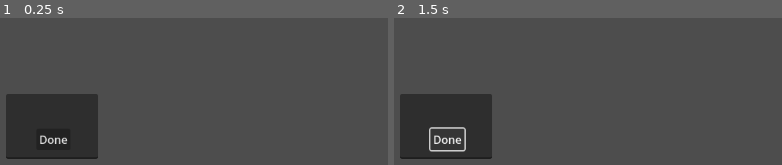
Above: before the commit, frames 1-2 (left to right).
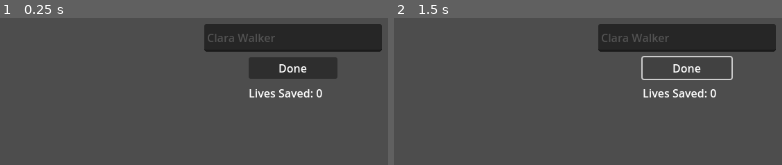
Above: after the commit, the same moments.

Repository: Andy-J-B/FallHacks2024
Game: Godot game, scene res://Scenes/type.tscn
Same seed, same stepped clock (60 frames per second), same inputs: the game is played once before the commit and once after it. This scene is started directly instead of the project's main scene.
Inputs (mouse positions are in pixels of both pictures, inside the frame that each line leads up to; where the layout moved, square brackets give the same spot in the first picture):
- Up to frame 1 (0.25 s): no input
- Up to frame 2 (1.5 s): click (688, 67) [448, 140] at 0.5 s; click (688, 67) [448, 140] at 1.25 s

The runs differ from the first frame. In frame 1, 23% of the frame differs, in the area x 1-99%, y 4-96%; in frame 2, 19%.

Commit message:
Player Input
Implemented Player Input Mechanic

Diff:
--- a/faster-than-light-yagami/Scenes/type.tscn
+++ b/faster-than-light-yagami/Scenes/type.tscn
@@ -1,36 +1,47 @@
-[gd_scene load_steps=3 format=3 uid="uid://divrfvaha2f0v"]
+[gd_scene load_steps=4 format=3 uid="uid://divrfvaha2f0v"]
 
+[ext_resource type="Script" path="res://Scripts/globals/NameDataBase.gd" id="1_3evnm"]
 [ext_resource type="Script" path="res://Scripts/inputControl.gd" id="1_5xa1s"]
-[ext_resource type="Script" path="res://Scripts/doneButton.gd" id="2_t00gi"]
+[ext_resource type="Script" path="res://Scripts/done_script.gd" id="3_ktrf8"]
 
 [node name="main" type="Node"]
+script = ExtResource("1_3evnm")
 
 [node name="playerControl" type="Node" parent="."]
 
-[node name="inputControl" type="TextEdit" parent="playerControl"]
-anchors_preset = -1
-anchor_right = 0.018
-anchor_bottom = 0.026
-offset_left = 418.0
-offset_top = 293.0
-offset_right = 530.264
-offset_bottom = 370.152
+[node name="doneButton" type="Button" parent="playerControl"]
+offset_left = 768.0
+offset_top = 240.0
+offset_right = 896.0
+offset_bottom = 271.0
+
+[node name="inputControl" type="LineEdit" parent="playerControl"]
+offset_left = 704.0
+offset_top = 192.0
+offset_right = 960.0
+offset_bottom = 232.0
 script = ExtResource("1_5xa1s")
 
-[node name="doneButton" type="Button" parent="playerControl/inputControl"]
-offset_left = 44.0
-offset_top = 50.0
-offset_right = 93.0
-offset_bottom = 81.0
+[node name="doneLabel" type="Label" parent="playerControl"]
+offset_left = 768.0
+offset_top = 240.0
+offset_right = 896.0
+offset_bottom = 272.0
 text = "Done"
-script = ExtResource("2_t00gi")
+horizontal_alignment = 1
+vertical_alignment = 1
+script = ExtResource("3_ktrf8")
 
-[node name="names" type="Node" parent="."]
+[node name="livesSaved" type="Label" parent="playerControl"]
+offset_left = 768.0
+offset_top = 280.0
+offset_right = 896.0
+offset_bottom = 303.0
+text = "Lives Saved: 0"
 
-[node name="Label" type="Label" parent="names"]
-offset_right = 40.0
-offset_bottom = 23.0
+[node name="displayName" type="Node" parent="."]
+script = ExtResource("1_3evnm")
 
-[connection signal="text_changed" from="TextEdit" to="TextEdit" method="_on_text_changed"]
+[connection signal="pressed" from="playerControl/doneButton" to="playerControl/inputControl" method="_on_done_button_pressed"]
 [connection signal="text_changed" from="playerControl/inputControl" to="playerControl/inputControl" method="_on_text_changed"]
-[connection signal="pressed" from="playerControl/inputControl/doneButton" to="playerControl/inputControl" method="_on_done_button_pressed"]
+[connection signal="text_submitted" from="playerControl/inputControl" to="playerControl/inputControl" method="_on_text_submitted"]
--- a/faster-than-light-yagami/Scripts/doneButton.gd
+++ b/faster-than-light-yagami/Scripts/doneButton.gd
@@ -1,5 +1,5 @@
 extends Button
-@onready var input_control: TextEdit = $"../inputControl"
+@onready var input_control: LineEdit = $"../inputControl"
 
 
 
--- /dev/null
+++ b/faster-than-light-yagami/Scripts/done_script.gd
@@ -0,0 +1,29 @@
+extends Label
+
+
+@onready var done_label: Label = self
+var reset: bool = false
+
+# Called when the node enters the scene tree for the first time.
+func _ready() -> void:
+	reset = false
+	pass # Replace with function body.
+
+
+# Called every frame. 'delta' is the elapsed time since the previous frame.
+func _process(delta: float) -> void:
+	pass
+
+func _on_text_changed(new_text: String) -> void:
+	if reset == false:
+		print("Ajidjaklsfj")
+		await get_tree().create_timer(1).timeout
+		self.text = "Pending"
+		self.modulate = "#808080"
+
+
+
+		reset = true
+
+	else:
+		pass
--- a/faster-than-light-yagami/Scripts/globals/NameDataBase.gd
+++ b/faster-than-light-yagami/Scripts/globals/NameDataBase.gd
@@ -1145,10 +1145,8 @@
 
 # Called when the node enters the scene tree for the first time.
 func _ready():
-	var randomLanguage = rng.randi_range(minLanguage, maxLanguage)
-	var randomName = rng.randi_range(minName,maxName)
-	var setName = getNames(randomLanguage, randomName)
-	print(setName)
+
+	pass
 
 
 
@@ -1158,5 +1156,7 @@
 	pass
 
 #
-func getNames(randomLanguage, randomName):
+func getNames():
+	var randomLanguage = rng.randi_range(minLanguage, maxLanguage)
+	var randomName = rng.randi_range(minName,maxName)
 	return languages[randomLanguage][randomName]
--- a/faster-than-light-yagami/Scripts/inputControl.gd
+++ b/faster-than-light-yagami/Scripts/inputControl.gd
@@ -1,72 +1,109 @@
-extends TextEdit
+extends LineEdit
 
 
 
-@onready var player_input: TextEdit = self
+@onready var player_input: LineEdit = self
+@onready var done_button: Button = $"../doneButton"
+@onready var done_label: Label = $"../doneLabel"
+@onready var lives_saved: Label = $"../livesSaved"
+
+
+
+
 var letters_typed: int = 0
 var old_names: Array = [-1]
-var names: Dictionary = {0: "Benny Maxwell", 1:"Farmer John", 2:"Bryan Dela Cruz"}
+var names:Dictionary = NameDataBase.englishNames
+#var names: Dictionary = {0: "Benny Maxwell", 1:"Farmer John", 2:"Bryan Dela Cruz"}
 var current_name: String = ""
 var score:int = 0
+
+var red: String = "#EE4B2B"
+var grey: String = "#808080"
+var green: String = "#7CFC00"
 
 
 # Called when the node enters the scene tree for the first time.
 func _ready() -> void:
-    current_name = get_new_name(names, old_names)
+	current_name = get_new_name(names, old_names)
+	print(current_name)
+	player_input.modulate = "808080"
+	player_input.placeholder_text = current_name
 
 
-
-    pass # Replace with function body.
+	pass # Replace with function body.
 
 
 # Called every frame. 'delta' is the elapsed time since the previous frame.
 func _process(delta: float) -> void:
-
-    pass
+	lives_saved.text = "Lives Saved: " + str(score)
+	pass
 
 
 
 
 
-func check_match(source: String, input: String) -> bool:
-    if input == source:
-        return true
-    return false
+func check_match(source: String, input: String, length:int) -> bool:
+	if input.substr(0, length) == source.substr(0, length):
+		return true
+	return false
 
 
 
 func get_new_name(names:Dictionary, old_names:Array) -> String:
-    var size = names.size()
-    var random_key = -1
-    while random_key in old_names:
-        random_key = names.keys()[randi() % size]
-    return names[random_key]
+	var size = names.size()
+	var random_key = -1
+	while random_key in old_names:
+		random_key = names.keys()[randi() % size]
+	return names[random_key]
 
 
-func _on_text_changed() -> void:
-    letters_typed = len(player_input.text)
-    print(player_input.text)
-    print("Letters Typed: " + str(letters_typed))
-    print(check_match(current_name, player_input.text))
+"""
+func _on_done_button_pressed() -> void:
+	if current_name == player_input.text:
+		score += 1
+		done_label.text = "SUCCESS"
+		done_label.modulate = green
+		var old_key = names.find_key(current_name)
+		old_names.append(old_key)
+		current_name = get_new_name(names, old_names)
+		player_input.text = ""
+		player_input.placeholder_text = current_name
+		player_input.modulate = "#808080"
+	else:
+		done_label.modulate = red
+		done_label.text = "FAILURE"
+"""
 
 
 
+func _on_text_changed(new_text: String) -> void:
+	letters_typed = len(player_input.text)
 
-func _on_done_button_pressed() -> void:
-    if check_match(current_name, player_input.text):
-        score += 1
-        print("Correct! Score: " + str(score))
-        var old_key = names.find_key(current_name)
-        old_names.append(old_key)
-        current_name = get_new_name(names, old_names)
-    else:
-        print("Incorrect")
-        print(current_name)
+	if letters_typed == 0:
+		player_input.modulate = "#808080"
+	elif(check_match(current_name, player_input.text, letters_typed) and letters_typed != len(current_name)+1):
+		player_input.modulate = "#7CFC00"
+	else:
+		player_input.modulate = "#EE4B2B"
 
 
-
-
-
-
-
-    pass # Replace with function body.
+func _on_text_submitted(new_text: String) -> void:
+	if current_name == player_input.text:
+		score += 1
+		done_label.text = "SUCCESS"
+		done_button.modulate = green
+		done_label.modulate = green
+		var old_key = names.find_key(current_name)
+		old_names.append(old_key)
+		current_name = get_new_name(names, old_names)
+		player_input.text = ""
+		player_input.placeholder_text = current_name
+		player_input.modulate = "#808080"
+	else:
+		done_button.modulate = red
+		done_label.modulate = red
+		done_label.text = "FAILURE"
+		player_input.text = ""
+		player_input.placeholder_text = current_name
+		player_input.modulate = red
+	pass # Replace with function body.
Not shown: 1 places in faster-than-light-yagami/Scenes/artTest.tscn that only renumber resources
